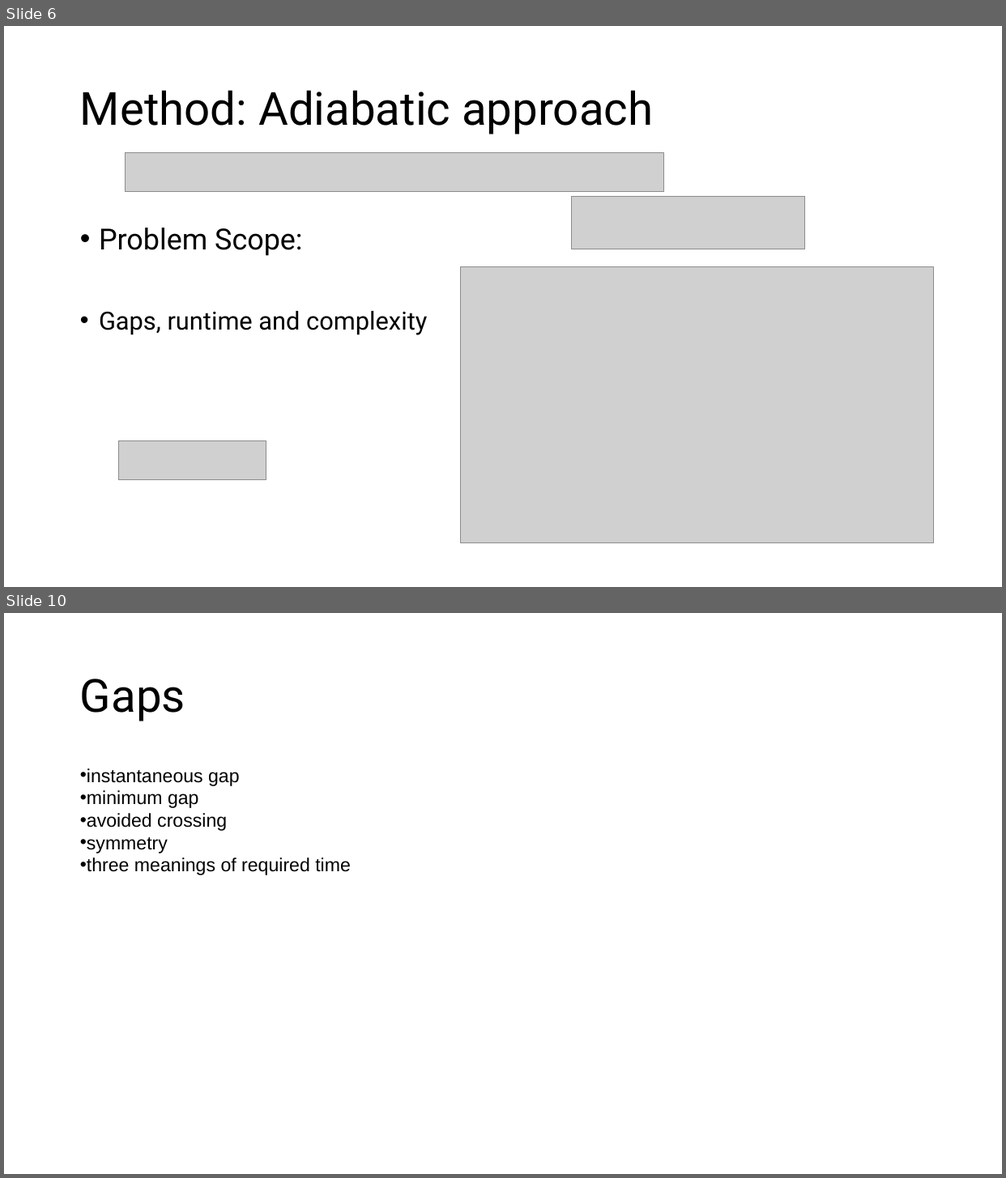
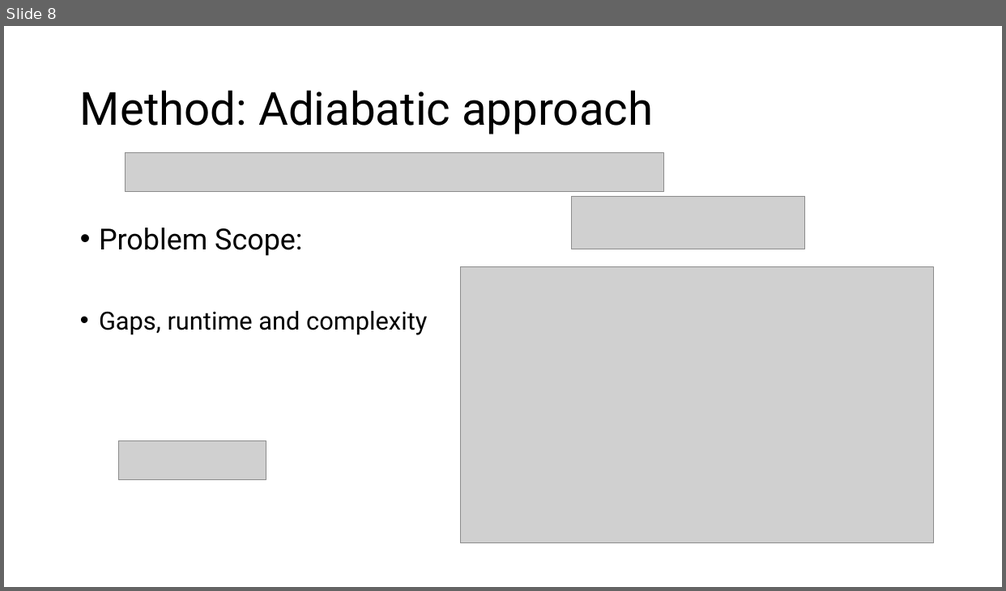
Before and after one commit to ahmad-shafiei/Quantum_Algorithm_Fundation, a slide deck: Presentation/Main_structure_backup.pptx. Shown one above the other, each under a label of ours: slides 6 and 10 before the commit, slide 8 after it; the slides between them are not shown. The pictures are 1006x1178 and 1006x591 pixels, drawn with LibreOffice and Linux fonts; fonts in the diff are those of the drawing; grey boxes stand for pictures. Boxes give left, top, right and bottom in pixels: in the first picture for what was removed or moved away, otherwise in the second. Text is boxed around its words. In the diff, an @@ line names an element or a change of style, - is before the commit and + after.

```diff
--- a/Presentation/Main_structure_backup.pptx
+++ b/Presentation/Main_structure_backup.pptx
@@ slide 10 removed at box(4, 613, 1002, 1174), background #FFFFFF @@
@@ title removed at box(80, 679, 185, 722) @@
-Gaps
@@ text removed at box(80, 769, 351, 875) @@
-• instantaneous gap
-• minimum gap
-• avoided crossing
-• symmetry
-• three meanings of required time
@@ what was slide 6 is now slide 8 @@
```
Also in this commit, not shown: 10 slides changed, 3 slides added, 21 other files.
